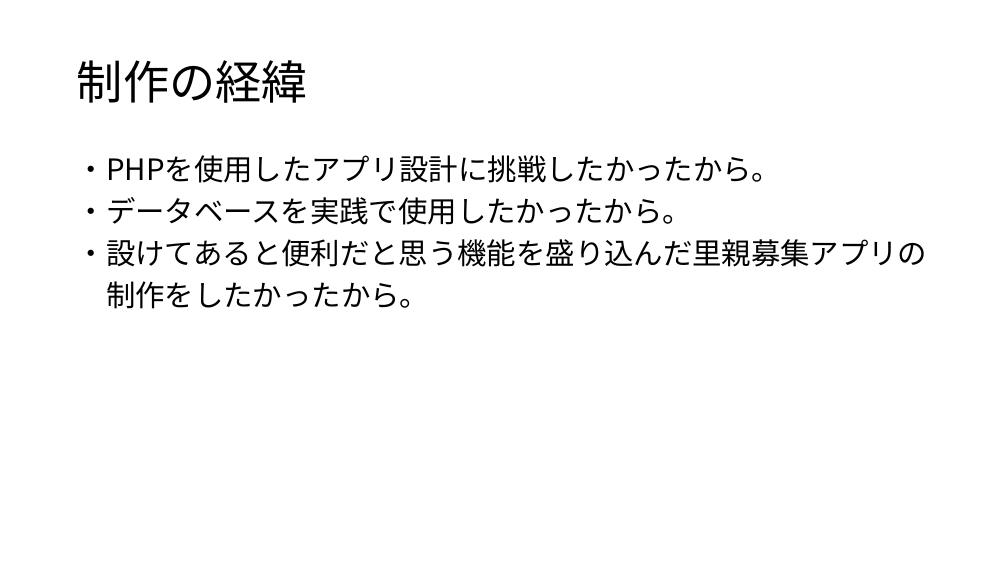
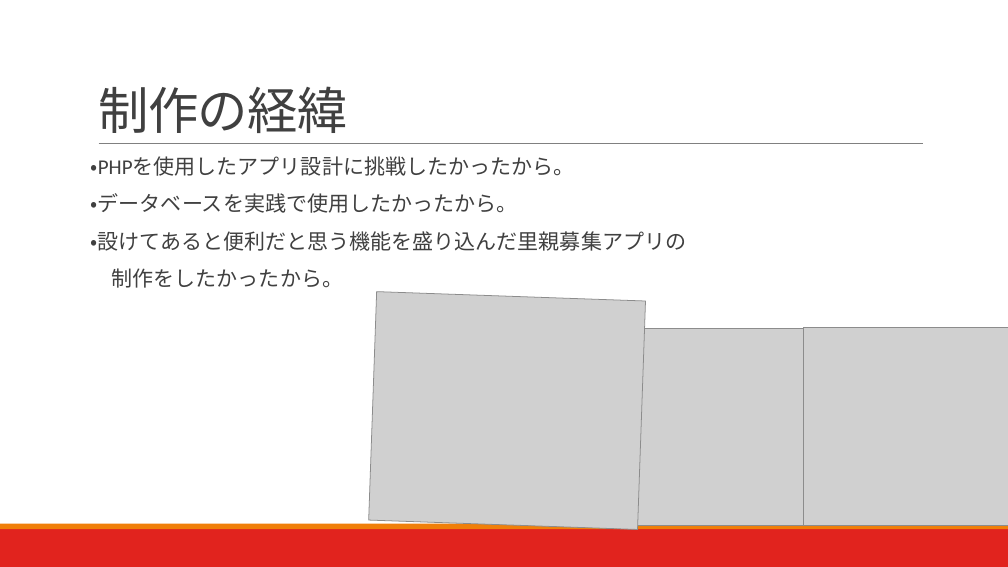
Before and after one commit to yu-kobatake/kfc, a slide deck: slide 2 of KFC発表資料.pptx. Drawn at 1008x567 pixels with LibreOffice and Linux fonts; fonts in the diff are those of the drawing; grey boxes stand for pictures. Boxes give left, top, right and bottom in pixels: in the first picture for what was removed or moved away, otherwise in the second. Text is boxed around its words. In the diff, an @@ line names an element or a change of style, - is before the commit and + after.

```diff
--- a/KFC発表資料.pptx
+++ b/KFC発表資料.pptx
@@ title "制作の経緯": place and size @@
-title "制作の経緯" at (77, 60, 308, 103)
+title "制作の経緯" at (98, 86, 348, 133)
@@ title "制作の経緯" at (98, 86, 348, 133): size 44 to 48 pt, font Noto Sans CJK JP to Calibri, text colour #000000 to #404040, letter spacing 0 to -0.5 pt; line spacing 0.9 to 0.85; vertical alignment middle to bottom @@
@@ line added from (99, 144) to (923, 144), #808080 0.5 pt @@
@@ text "・PHPを使用したアプリ設計に挑戦したかったから。": place and size @@
-text "・PHPを使用したアプリ設計に挑戦したかったから。" at (77, 155, 928, 309)
+text "・PHPを使用したアプリ設計に挑戦したかったから。" at (91, 156, 686, 288)
@@ text "・PHPを使用したアプリ設計に挑戦したかったから。" at (91, 156, 686, 288): size 28 to 20 pt, font Noto Sans CJK JP to Calibri, text colour #000000 to #404040; more space between paragraphs @@
@@ picture added at (369, 292, 646, 529) @@
@@ picture added at (597, 328, 808, 526) @@
@@ picture added at (803, 327, 1008, 526) @@
@@ rectangle added at (0, 529, 1008, 567), fill #E1231E @@
@@ rectangle added at (0, 524, 1008, 529), fill #F07F09 @@
```
Also in this commit, not shown: 9 other slides changed, 6 slides added, 1 other file.
